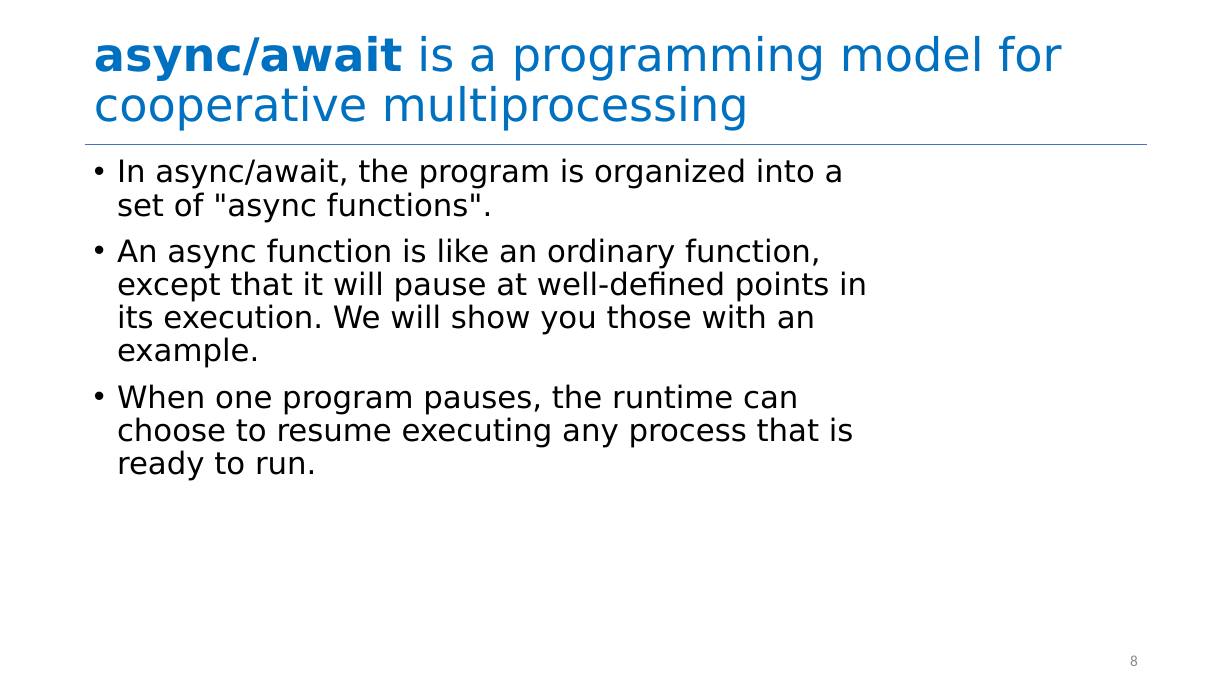
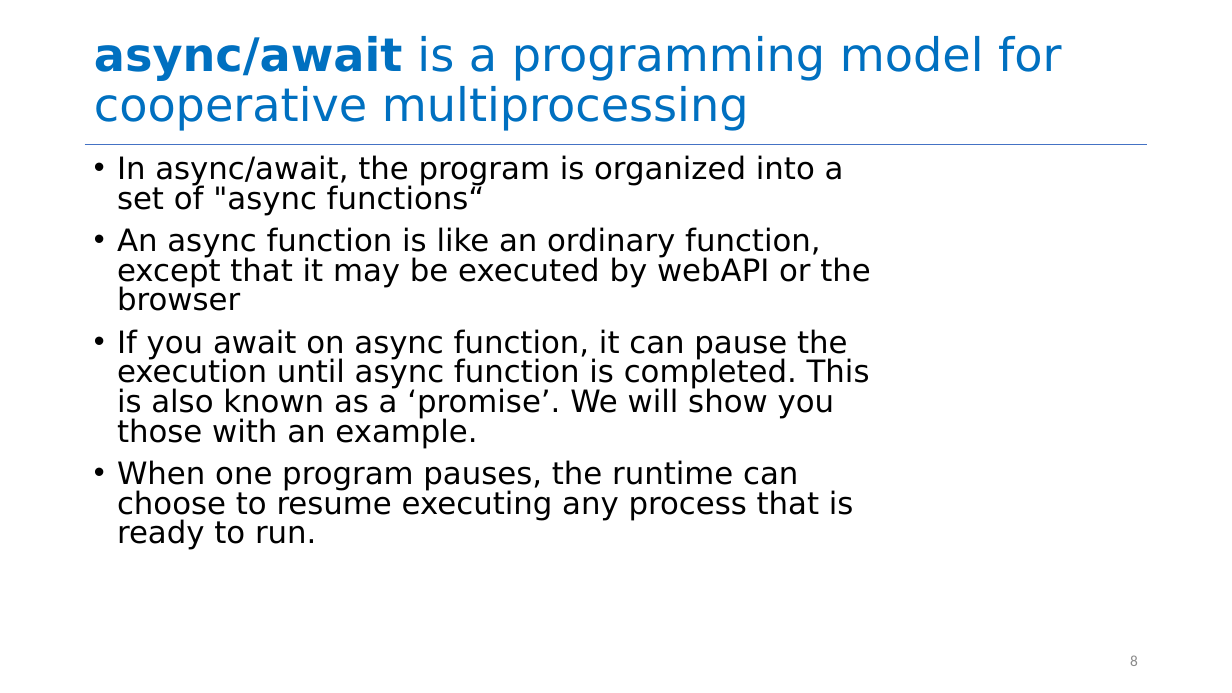
Before and after one commit to neu-se/CS4530-Summer-2026, a slide deck: slide 8 of Slides/Module 08 Concurrency Patterns in Typescript.pptx. Drawn at 1232x693 pixels with LibreOffice and Linux fonts; fonts in the diff are those of the drawing. Boxes give left, top, right and bottom in pixels: in the first picture for what was removed or moved away, otherwise in the second. Text is boxed around its words. In the diff, an @@ line names an element or a change of style, - is before the commit and + after.

Commit message:
tweaked async slides with new examples

```diff
--- a/Slides/Module 08 Concurrency Patterns in Typescript.pptx
+++ b/Slides/Module 08 Concurrency Patterns in Typescript.pptx
@@ text at (117, 155, 871, 449): text changed @@
-• In async/await, the program is organized into a set of "async functions".
-• An async function is like an ordinary function, except that it will pause at well-defined points in its execution. We will show you those with an example.
+• In async/await, the program is organized into a set of "async functions“
+• An async function is like an ordinary function, except that it may be executed by webAPI or the browser
+• If you await on async function, it can pause the execution until async function is completed. This is also known as a ‘promise’. We will show you those with an example.
@@ text at (117, 460, 854, 550): line spacing 0.9 to 0.8 @@
```
Also in this commit, not shown: 5 other slides changed, 6 slides added, 1 other file.
